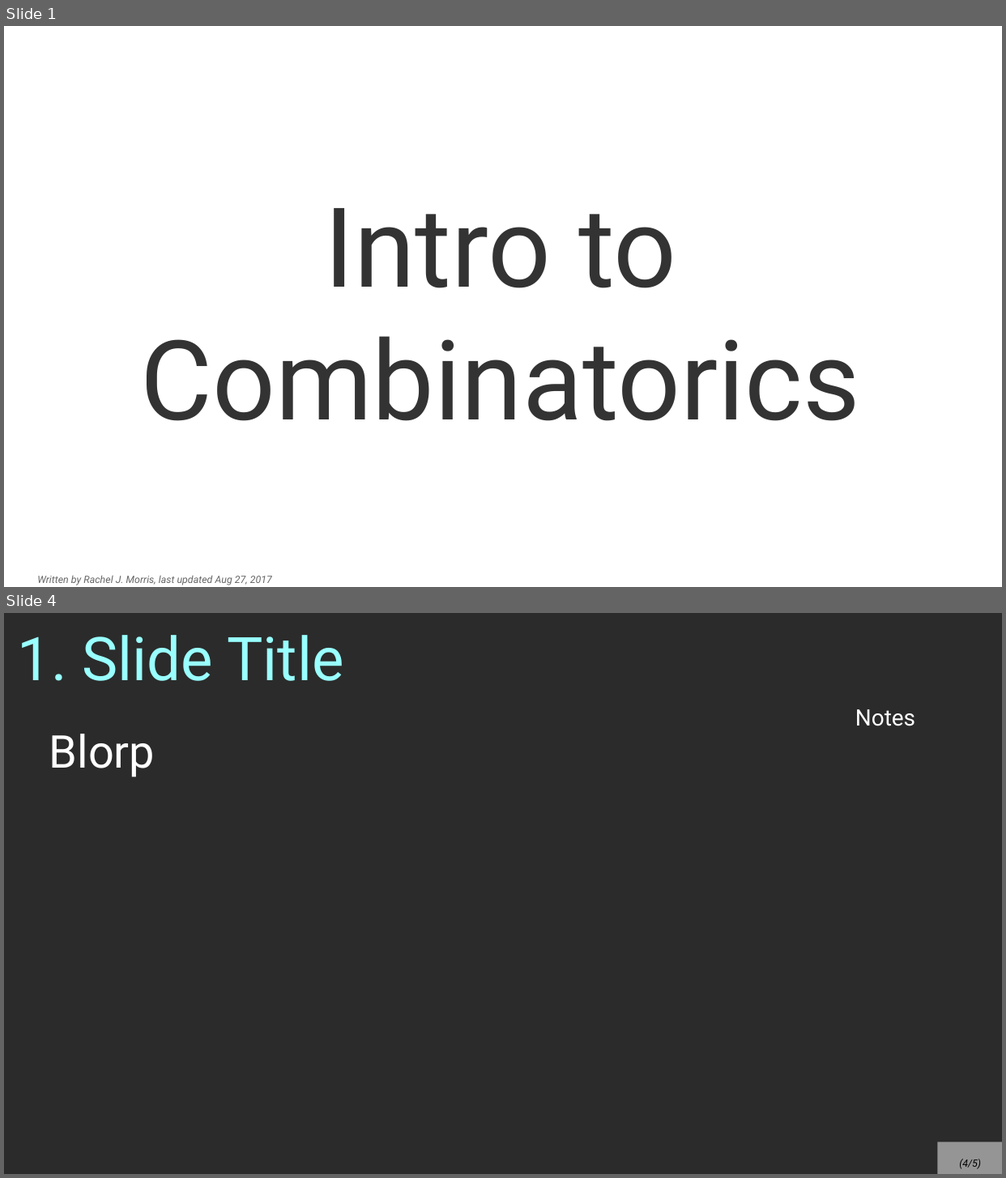
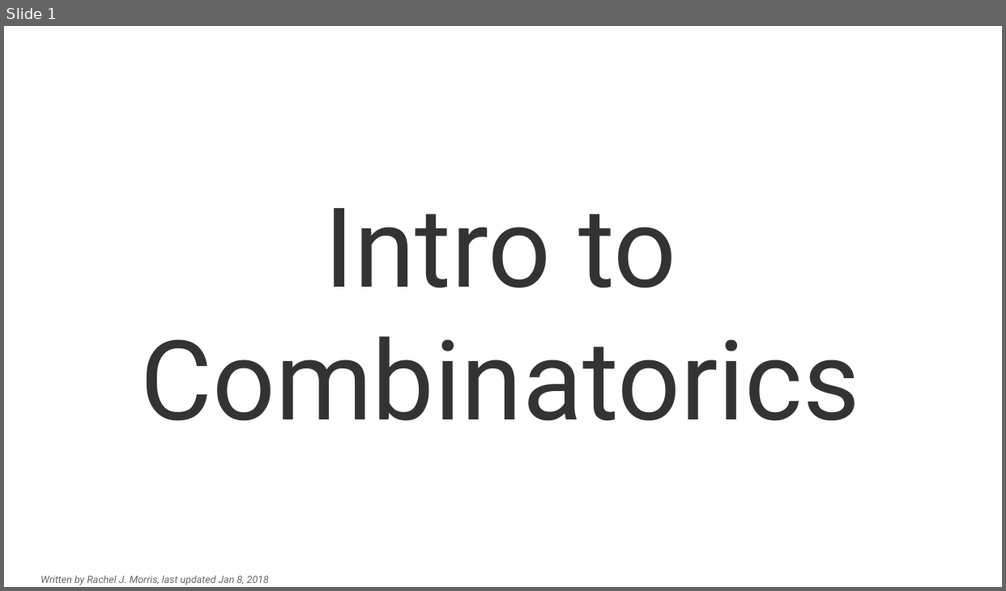
Before and after one commit to nguyenchithien/CS211-Discrete-Structures-II, a slide deck: Lectures/Lecture 5.1.odp. Shown one above the other, each under a label of ours: slides 1 and 4 before the commit, slide 1 after it; the slides between them are not shown. The pictures are 1006x1178 and 1006x591 pixels, drawn with LibreOffice and Linux fonts; fonts in the diff are those of the drawing; background and template pictures are left out; a plain dark background stands for a picture behind light text. Boxes give left, top, right and bottom in pixels: in the first picture for what was removed or moved away, otherwise in the second. Text is boxed around its words. In the diff, an @@ line names an element or a change of style, - is before the commit and + after.

```diff
--- a/Lectures/Lecture 5.1.odp
+++ b/Lectures/Lecture 5.1.odp
@@ slide 4 removed at bbox=[4, 613, 1002, 1174], background picture (left out) @@
@@ title removed at bbox=[18, 635, 343, 681] @@
-1. Slide Title
@@ text removed at bbox=[855, 709, 915, 726] @@
-Notes
@@ text removed at bbox=[49, 734, 155, 777] @@
-Blorp
@@ page number removed at bbox=[938, 1143, 1002, 1174] @@
-(4/5)
@@ slide 1 changed as well @@
@@ text at bbox=[40, 575, 269, 586]: text changed @@
-Written by Rachel J. Morris, last updated Aug 27, 2017
+Written by Rachel J. Morris, last updated Jan 8, 2018
```
Also in this commit, not shown: 39 slides added, 3 other slides removed, 2 other files.
